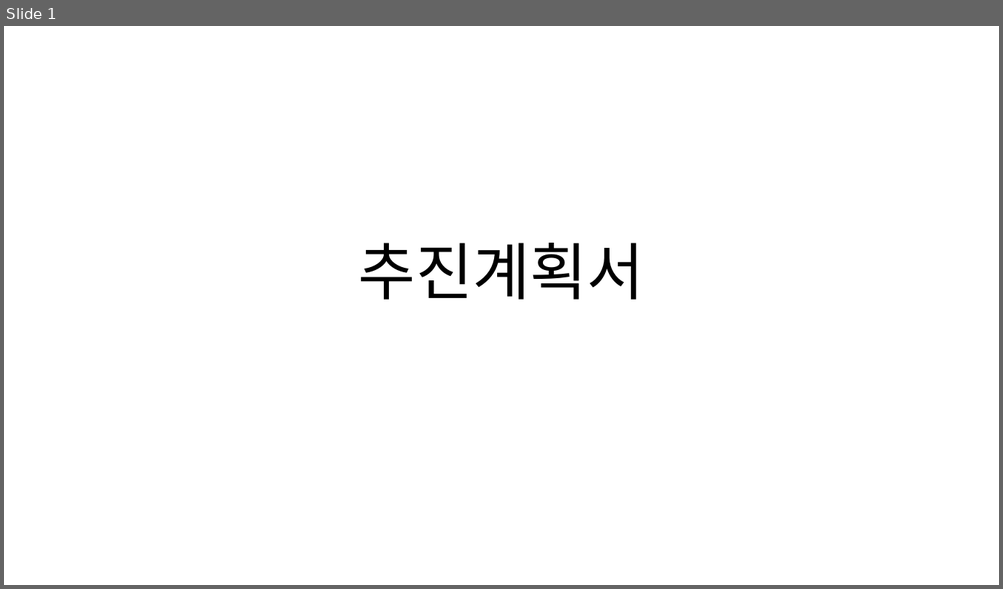
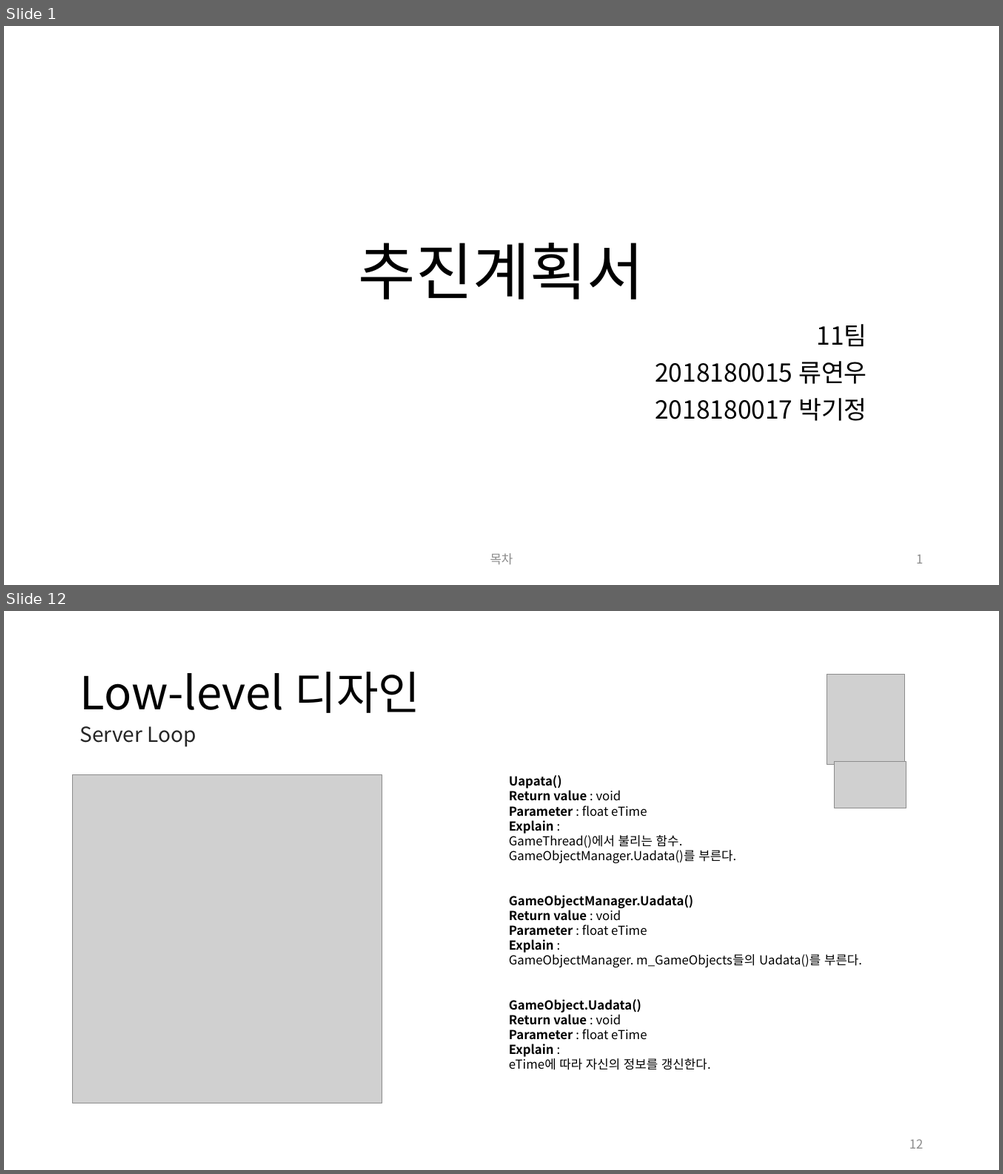
Before and after one commit to andy3790/NGP_Project, a slide deck: Doc/추진 계획서.pptx. Shown one above the other, each under a label of ours: slide 1 before the commit, slides 1 and 12 after it; the slides between them are not shown. The pictures are 1003x589 and 1003x1174 pixels, drawn with LibreOffice and Linux fonts; fonts in the diff are those of the drawing; grey boxes stand for pictures. Boxes give left, top, right and bottom in pixels: in the first picture for what was removed or moved away, otherwise in the second. Text is boxed around its words. In the diff, an @@ line names an element or a change of style, - is before the commit and + after.

```diff
--- a/Doc/추진 계획서.pptx
+++ b/Doc/추진 계획서.pptx
@@ slide 12 added at <box>4,611,999,1170</box>, background #FFFFFF @@
@@ title added at <box>79,672,420,713</box>, 44 pt, text #000000 @@
+Low-level 디자인
@@ picture added at <box>827,675,905,765</box> @@
@@ text added at <box>79,726,196,747</box>, 20 pt, text #262626 @@
+Server Loop
@@ picture added at <box>834,762,905,808</box> @@
@@ picture added at <box>73,775,382,1104</box> @@
@@ text added at <box>509,775,862,1071</box>, 12 pt, text #000000 @@
+Uapata()
+Return value : void
+Parameter : float eTime
+Explain :
+GameThread()에서 불리는 함수.
+GameObjectManager.Uadata()를 부른다.
+GameObjectManager.Uadata()
+Return value : void
+Parameter : float eTime
+Explain :
+GameObjectManager. m_GameObjects들의 Uadata()를 부른다.
+GameObject.Uadata()
+Return value : void
+Parameter : float eTime
+Explain :
+eTime에 따라 자신의 정보를 갱신한다.
@@ page number added at <box>909,1139,923,1149</box>, 12 pt, text #8C8C8C @@
+12
@@ slide 1 changed as well @@
@@ subtitle added at <box>654,324,867,421</box>, 24 pt, text #000000 @@
+11팀
+2018180015 류연우
+2018180017 박기정
@@ text added at <box>490,554,513,565</box>, 12 pt, text #8C8C8C @@
+목차
@@ page number added at <box>916,555,922,564</box>, 12 pt, text #8C8C8C @@
+1
```
Also in this commit, not shown: 6 other slides changed, 15 other slides added, 5 slides removed.
